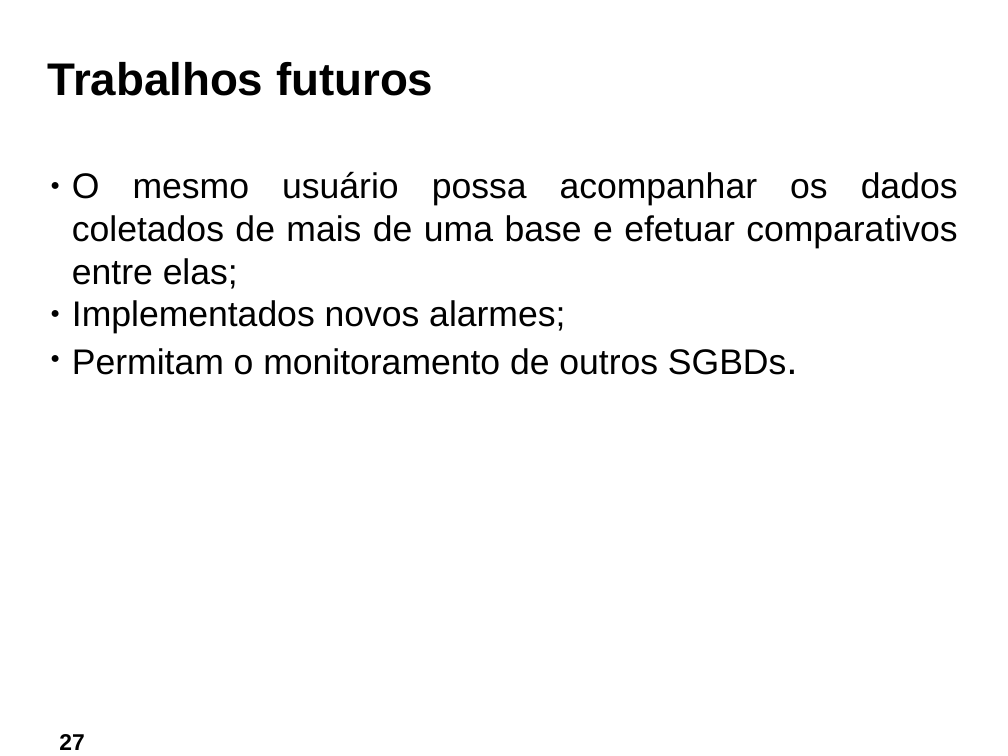
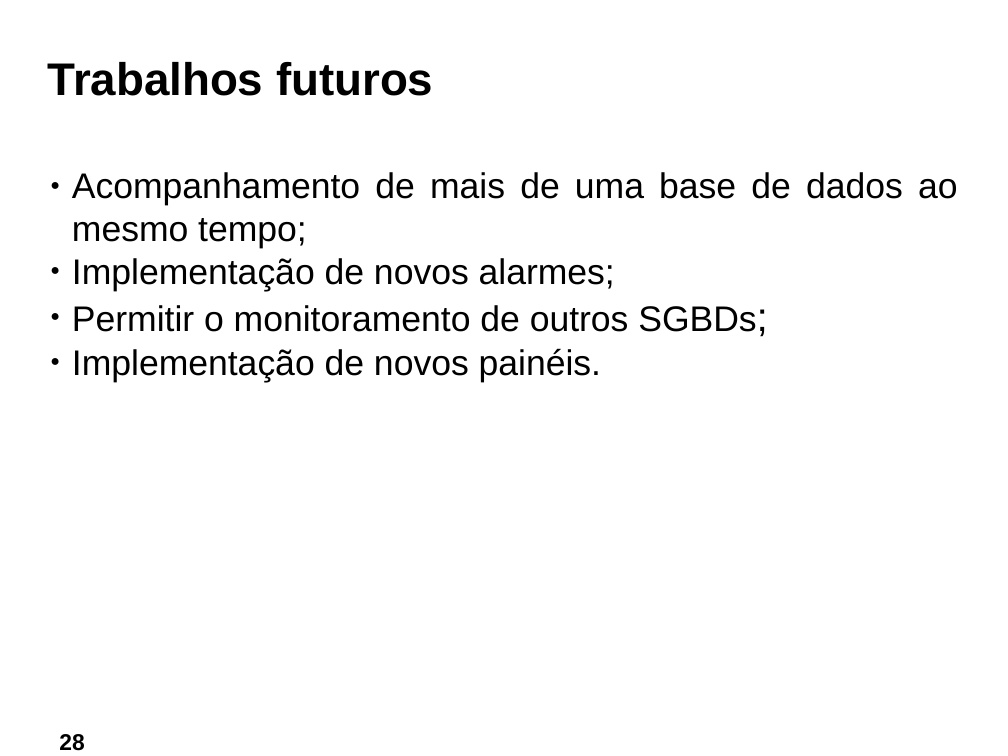
Before and after one commit to ftomasini/smdb, a slide deck: slide 28 of Documentos/FTOMASINI/FINAL/APRESENTACAO.odp (slide 27 before the commit). Drawn at 1008x756 pixels with LibreOffice and Linux fonts; fonts in the diff are those of the drawing; background and template pictures are left out. Boxes give left, top, right and bottom in pixels: in the first picture for what was removed or moved away, otherwise in the second. Text is boxed around its words. In the diff, an @@ line names an element or a change of style, - is before the commit and + after.

```diff
--- a/Documentos/FTOMASINI/FINAL/APRESENTACAO.odp
+++ b/Documentos/FTOMASINI/FINAL/APRESENTACAO.odp
@@ text at (72,172,958,382): text changed @@
-● O mesmo usuário possa acompanhar os dados coletados de mais de uma base e efetuar comparativos entre elas;
-● Implementados novos alarmes;
-● Permitam o monitoramento de outros SGBDs.
+● Acompanhamento de mais de uma base de dados ao mesmo tempo;
+● Implementação de novos alarmes;
+● Permitir o monitoramento de outros SGBDs;
+● Implementação de novos painéis.
@@ page number at (59,734,84,751): text changed @@
-27
+28
```
Also in this commit, not shown: 3 other slides changed, 2 slides added, 1 slide removed, 1 other file.
